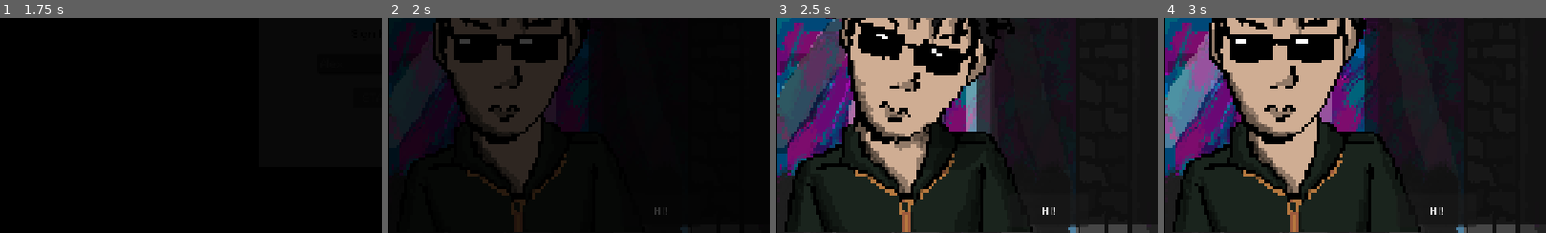
Above: before the commit, frames 1-4 (left to right).
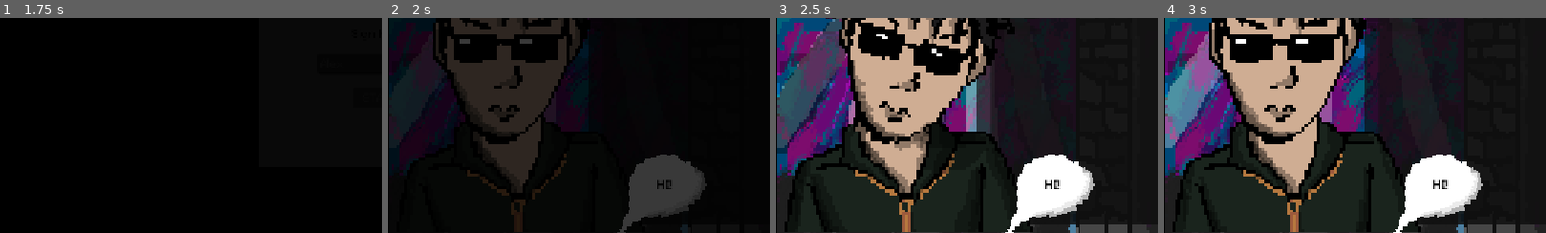
Above: after the commit, the same moments.

Repository: jyatch/bouncer-game
Game: Godot game, scene res://Scenes/HowToPlay.tscn
Two runs of this game, one before a commit and one after it. Both use one fixed random seed, a clock stepped at 60 frames per second and the inputs below. Sound files missing from this copy of the repository are replaced by a short silence.
Inputs (mouse positions are % of the whole screen's width and height, from its top left):
- Up to frame 1 (1.75 s): click (50, 61) at 0.52 s; type "Alex" at 0.6 s; click "START" at 1.25 s
- Up to frame 2 (2 s): no input
- Up to frame 3 (2.5 s): click "HI!" at 2 s
- Up to frame 4 (3 s): tap Enter at 2.75 s; move the mouse to (72, 45) at 2.77 s; hold D from 2.78 s (still down); tap Z at 2.85 s; click (72, 45) at 2.92 s
The pictures show only the part of the screen within x 0-50%, y 50-100%; the shares and areas given below are measured in that part.

Frame 1 is identical in both runs. In frame 2, 4.7% of the frame differs, in the area x 60-84%, y 63-100%; in frame 3, 4.8%; in frame 4, 4.8%.

Commit message:
me speech button

Diff:
--- a/Scenes/Main.tscn
+++ b/Scenes/Main.tscn
@@ -11,6 +11,7 @@
 [ext_resource type="Texture2D" uid="uid://bhpjxysf2fg3t" path="res://Images/FreeHorrorUi.png" id="7_jw32o"]
 [ext_resource type="Texture2D" uid="uid://b4r8jj7fkh21s" path="res://Images/wasted (1).png" id="8_wasted"]
 [ext_resource type="AudioStream" uid="uid://cti2uek5n5oby" path="res://Audio Files/wasted.mp3" id="9_wasted_sfx"]
+[ext_resource type="Texture2D" uid="uid://bpdrkiaty23u8" path="res://Images/you-text-pixilart.png" id="12_grg3l"]
 
 [sub_resource type="AtlasTexture" id="AtlasTexture_4kpch"]
 atlas = ExtResource("2_50glp")
@@ -272,13 +273,6 @@
 texture = ExtResource("7_jw32o")
 region_enabled = true
 region_rect = Rect2(129.5, 97.75, 28.5, 27.5)
-
-[node name="BetButton" type="Button" parent="." unique_id=63504043]
-offset_left = 351.0
-offset_top = 589.0
-offset_right = 471.0
-offset_bottom = 639.0
-text = "Bet!"
 
 [node name="Submit" type="Button" parent="." unique_id=1625071687]
 offset_left = 881.0
@@ -356,6 +350,27 @@
 [node name="WastedSfx" type="AudioStreamPlayer" parent="GameOverLayer" unique_id=552511634]
 stream = ExtResource("9_wasted_sfx")
 
-[connection signal="pressed" from="BetButton" to="." method="_on_bet_button_pressed"]
+[node name="MeBubble" type="TextureRect" parent="." unique_id=176125424]
+offset_left = 142.0
+offset_top = 476.0
+offset_right = 533.0
+offset_bottom = 872.0
+rotation = -0.2617994
+texture = ExtResource("12_grg3l")
+
+[node name="BetButton" type="Button" parent="MeBubble" unique_id=63504043]
+layout_mode = 0
+offset_left = 189.4874
+offset_top = 127.38342
+offset_right = 309.48737
+offset_bottom = 177.38342
+rotation = 0.2617994
+theme_override_colors/font_color = Color(0, 0, 0, 1)
+theme_override_colors/font_outline_color = Color(0, 0, 0, 1)
+theme_override_fonts/font = ExtResource("6_jw32o")
+text = "Bet!"
+flat = true
+
 [connection signal="pressed" from="Submit" to="." method="_on_submit_pressed"]
 [connection signal="pressed" from="Reset" to="." method="_on_reset_pressed"]
+[connection signal="pressed" from="MeBubble/BetButton" to="." method="_on_bet_button_pressed"]
--- a/Scripts/main.gd
+++ b/Scripts/main.gd
@@ -9,7 +9,8 @@
 @onready var BG = $BG
 @onready var speech_bubble = $SpeechBubble
 @onready var yap = $SpeechBubble/Yap
-@onready var bet_button = $BetButton
+@onready var me_bubble = $MeBubble
+@onready var bet_button = $MeBubble/BetButton
 @onready var submit_button = $Submit
 @onready var reset_button = $Reset
 @onready var nametag = $Nametag
@@ -42,6 +43,7 @@
 
 	paper.hide()
 	speech_bubble.hide()
+	me_bubble.hide()
 	submit_button.hide()
 	reset_button.hide()
 	timer_label.hide()
@@ -65,7 +67,7 @@
 
 	# Button starts as HI!
 	bet_button.text = "HI!"
-	bet_button.show()
+	me_bubble.show()
 
 	waiting_for_bet = false
 
@@ -124,7 +126,7 @@
 		waiting_for_bet = true
 	else:
 		# Player pressed BET!
-		bet_button.hide()
+		me_bubble.hide()
 		reset_button.show()
 		submit_button.show()
 		paper.clear()
@@ -237,6 +239,7 @@
 	timer_label.hide()
 	submit_button.hide()
 	reset_button.hide()
+	me_bubble.hide()
 	yap.text = "\"get outta here, you're cut off.\""
 
 	# Low-opacity black over the whole game, "WASTED" banner centered on top --
@@ -270,7 +273,6 @@
 	# instead of dead-ending on a frozen screen.
 	Transition.change_scene("res://Scenes/Menu.tscn")
 
-
 func _on_reset_pressed() -> void:
 	if _busy:
 		return
